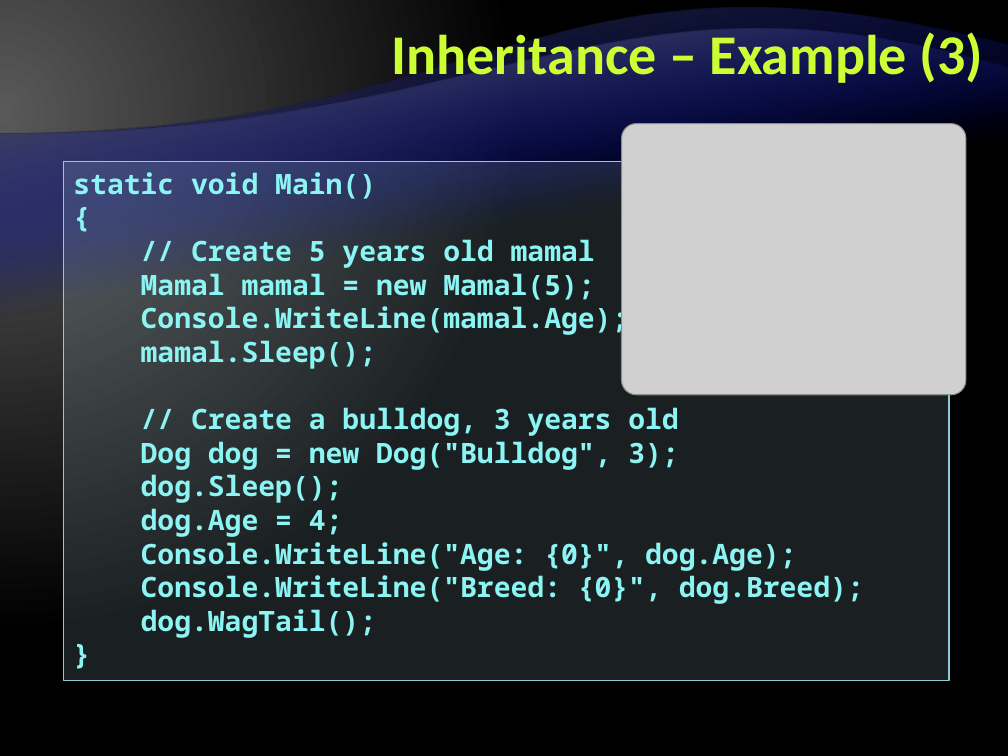
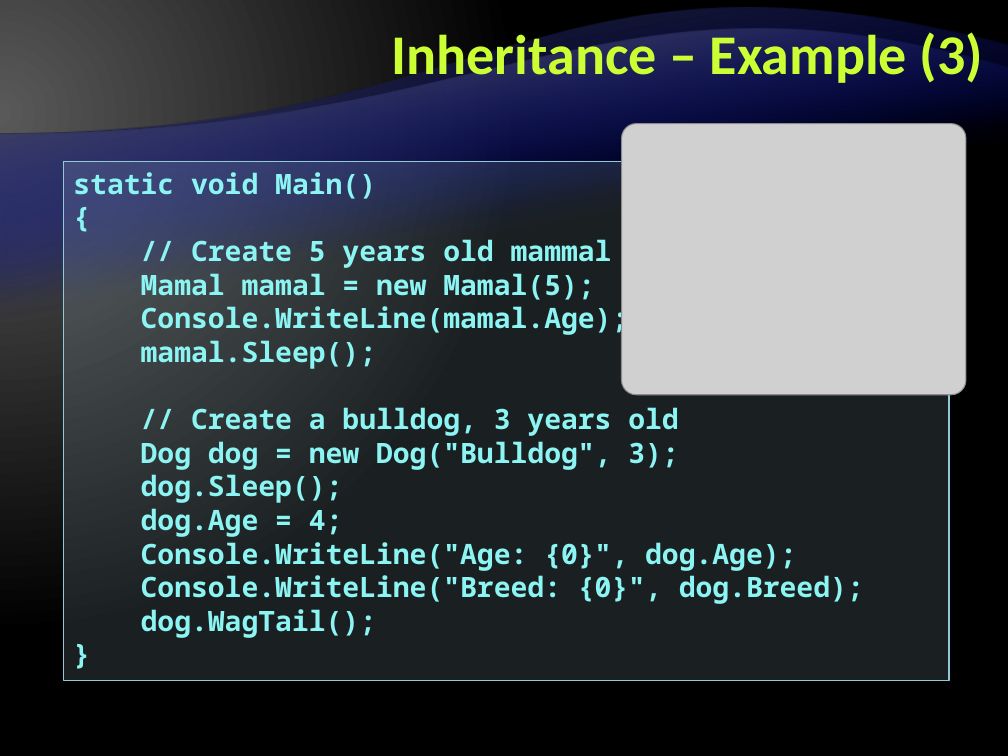
Before and after one commit to Graveheart/aspnetcourse, a slide deck: slide 83 of 2010/lectures/4. Object-Oriented Programming with CSharp.pptx. Drawn at 1008x756 pixels with LibreOffice and Linux fonts; fonts in the diff are those of the drawing; grey boxes stand for pictures; background and template pictures are left out. Boxes give left, top, right and bottom in pixels: in the first picture for what was removed or moved away, otherwise in the second. Text is boxed around its words. In the diff, an @@ line names an element or a change of style, - is before the commit and + after.

```diff
--- a/2010/lectures/4. Object-Oriented Programming with CSharp.pptx
+++ b/2010/lectures/4. Object-Oriented Programming with CSharp.pptx
@@ text in rectangle at bbox=[191, 239, 612, 268]: text changed @@
-// Create 5 years old mamal
+// Create 5 years old mammal
```
Also in this commit, not shown: 54 other slides changed.
